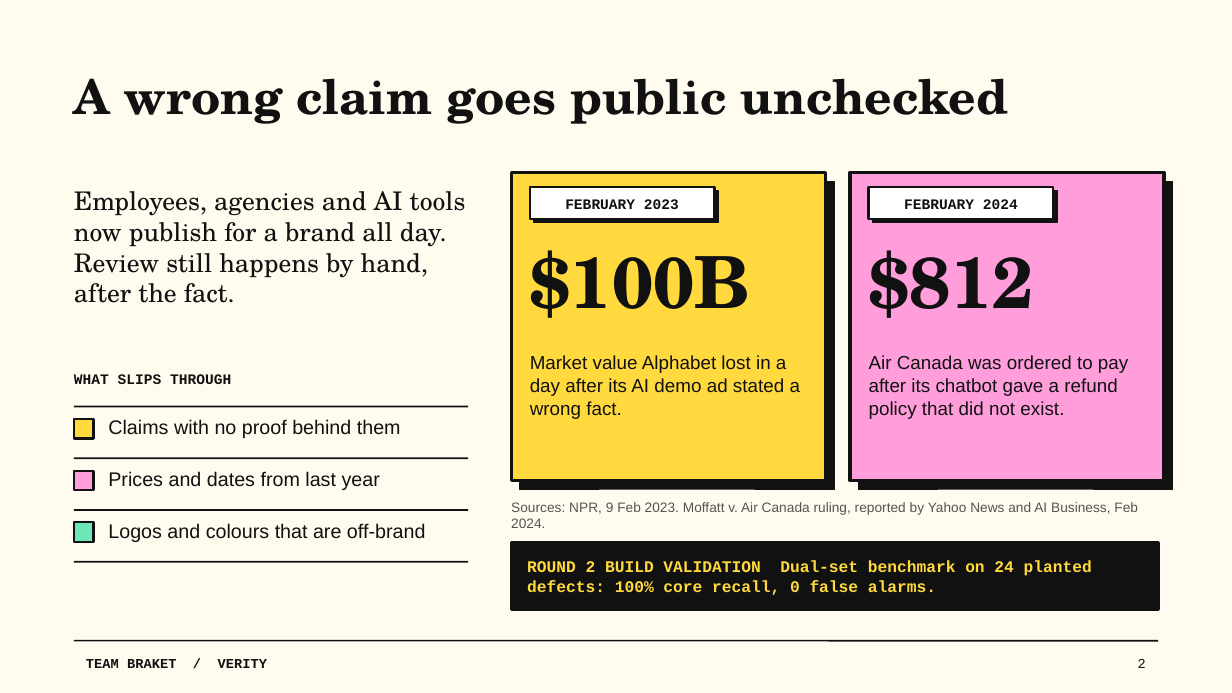
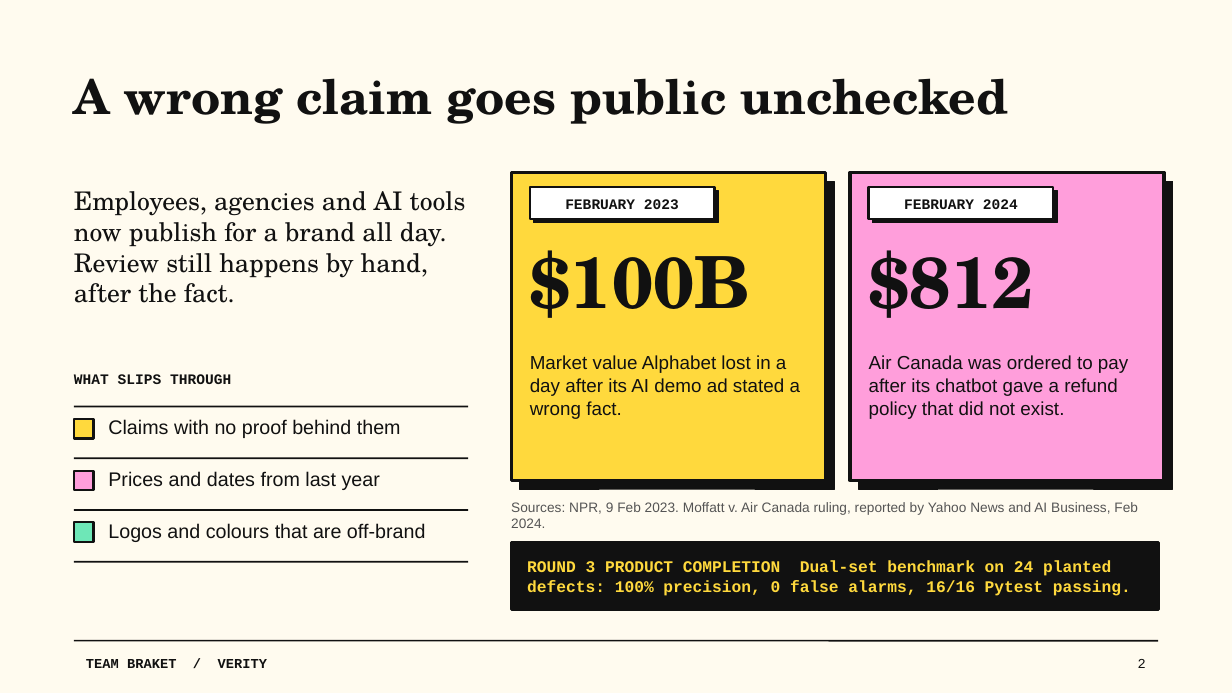
Before and after one commit to AstroNewz/VERITY, a slide deck: slide 2 of Verity_Round1_Deck_Complete.pptx. Drawn at 1232x693 pixels with LibreOffice and Linux fonts; fonts in the diff are those of the drawing. Boxes give left, top, right and bottom in pixels: in the first picture for what was removed or moved away, otherwise in the second. Text is boxed around its words. In the diff, an @@ line names an element or a change of style, - is before the commit and + after.

Commit message:
feat(round3): deliver all three major improvements, visual asset inspector, dense vector embeddings, browser extension & native figma plugin, report and slides

```diff
--- a/Verity_Round1_Deck_Complete.pptx
+++ b/Verity_Round1_Deck_Complete.pptx
@@ text at [527, 560, 1131, 596]: text changed @@
-ROUND 2 BUILD VALIDATION Dual-set benchmark on 24 planted defects: 100% core recall, 0 false alarms.
+ROUND 3 PRODUCT COMPLETION Dual-set benchmark on 24 planted defects: 100% precision, 0 false alarms, 16/16 Pytest passing.
```
Also in this commit, not shown: 7 other slides changed, 44 other files.
